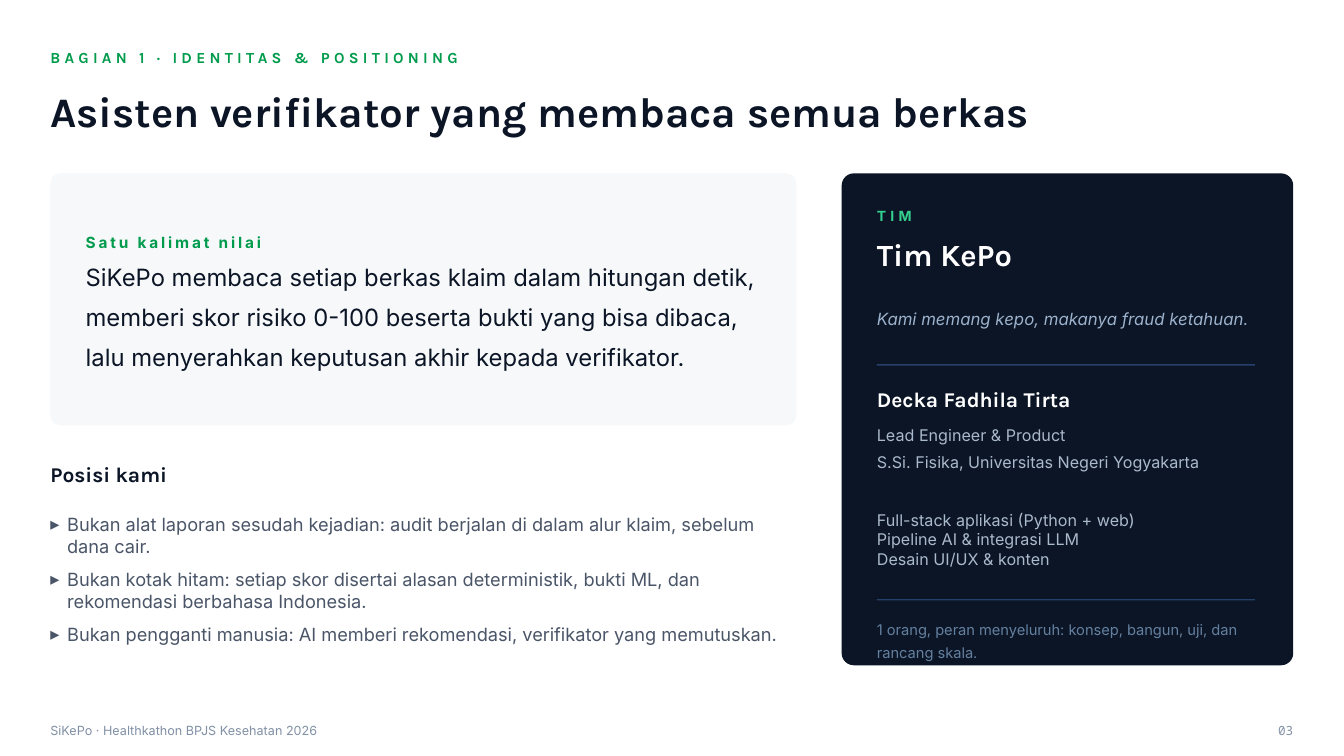
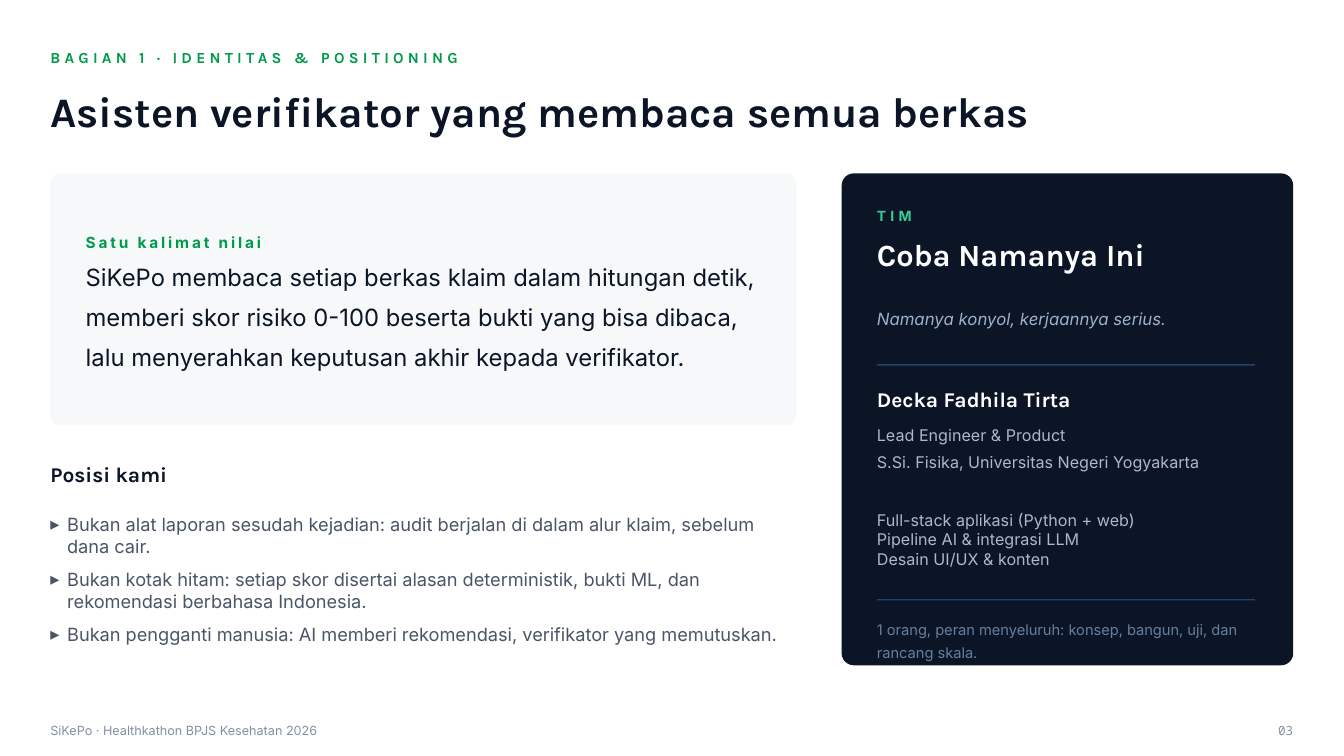
Before and after one commit to dkfadhila/sikepo, a slide deck: slide 3 of proposal/Proposal_SiKePo_Healthkathon2026.pptx. Drawn at 1344x756 pixels with LibreOffice and Linux fonts; fonts in the diff are those of the drawing. Boxes give left, top, right and bottom in pixels: in the first picture for what was removed or moved away, otherwise in the second. Text is boxed around its words. In the diff, an @@ line names an element or a change of style, - is before the commit and + after.

Commit message:
chore: team name -> Coba Namanya Ini across deck

```diff
--- a/proposal/Proposal_SiKePo_Healthkathon2026.pptx
+++ b/proposal/Proposal_SiKePo_Healthkathon2026.pptx
@@ text at <box>877,244,1145,274</box>: text changed @@
-Tim KePo
+Coba Namanya Ini
@@ text at <box>877,312,1166,329</box>: text changed @@
-Kami memang kepo, makanya fraud ketahuan.
+Namanya konyol, kerjaannya serius.
```
Also in this commit, not shown: 2 other slides changed, 2 other files.
